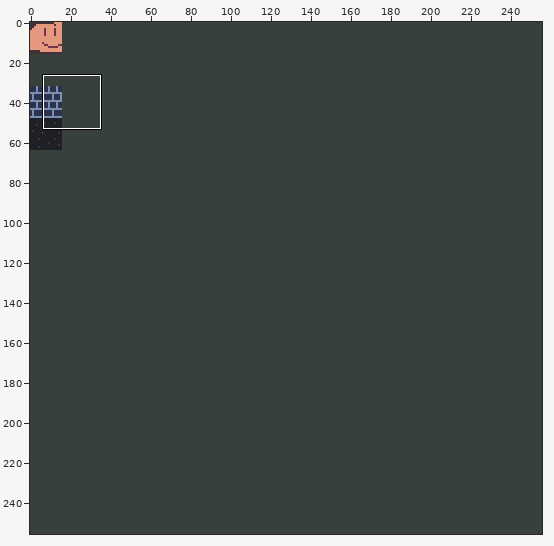
Two versions of one pixel-art file, assets/atlas.aseprite. Above, an overview of the earlier version with the close-up marked.
Close-up. Before:
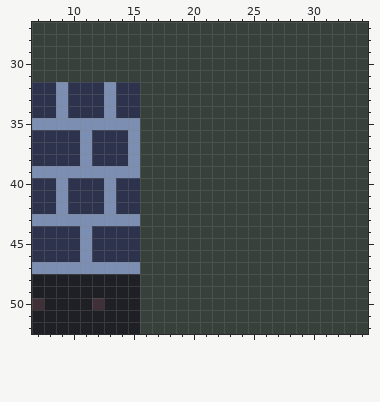
256x256 pixels, 1 frame. Shown: x 7..34, y 27..52.
Now the later version:
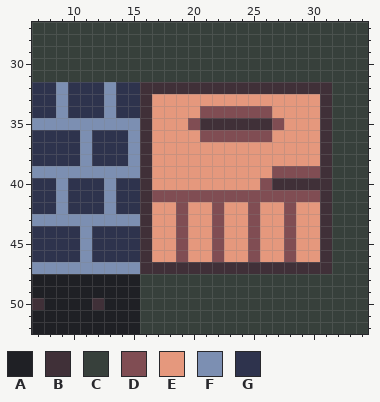
Palette (. is transparent): A #1f2025  B #403038  C #37403b  D #804d53  E #e5987d  F #7c8fb2  G #2e334d
What changed:
--- layer "Layer 1"
@@ x 7..34 @@
 31 CCCCCCCCCCCCCCCCCCCCCCCCCCCC
-32 GGFGGGFGGCCCCCCCCCCCCCCCCCCC
-33 GGFGGGFGGCCCCCCCCCCCCCCCCCCC
-34 GGFGGGFGGCCCCCCCCCCCCCCCCCCC
-35 FFFFFFFFFCCCCCCCCCCCCCCCCCCC
-36 GGGGFGGGFCCCCCCCCCCCCCCCCCCC
-37 GGGGFGGGFCCCCCCCCCCCCCCCCCCC
-38 GGGGFGGGFCCCCCCCCCCCCCCCCCCC
-39 FFFFFFFFFCCCCCCCCCCCCCCCCCCC
-40 GGFGGGFGGCCCCCCCCCCCCCCCCCCC
-41 GGFGGGFGGCCCCCCCCCCCCCCCCCCC
-42 GGFGGGFGGCCCCCCCCCCCCCCCCCCC
-43 FFFFFFFFFCCCCCCCCCCCCCCCCCCC
-44 GGGGFGGGGCCCCCCCCCCCCCCCCCCC
-45 GGGGFGGGGCCCCCCCCCCCCCCCCCCC
-46 GGGGFGGGGCCCCCCCCCCCCCCCCCCC
-47 FFFFFFFFFCCCCCCCCCCCCCCCCCCC
+32 GGFGGGFGGBBBBBBBBBBBBBBBBCCC
+33 GGFGGGFGGBEEEEEEEEEEEEEEBCCC
+34 GGFGGGFGGBEEEEDDDDDDEEEEBCCC
+35 FFFFFFFFFBEEEDBBBBBBDEEEBCCC
+36 GGGGFGGGFBEEEEDDDDDDEEEEBCCC
+37 GGGGFGGGFBEEEEEEEEEEEEEEBCCC
+38 GGGGFGGGFBEEEEEEEEEEEEEEBCCC
+39 FFFFFFFFFBEEEEEEEEEEDDDDBCCC
+40 GGFGGGFGGBEEEEEEEEEDBBBBBCCC
+41 GGFGGGFGGBDDDDDDDDDDDDDDBCCC
+42 GGFGGGFGGBEEDEEDEEDEEDEEBCCC
+43 FFFFFFFFFBEEDEEDEEDEEDEEBCCC
+44 GGGGFGGGGBEEDEEDEEDEEDEEBCCC
+45 GGGGFGGGGBEEDEEDEEDEEDEEBCCC
+46 GGGGFGGGGBEEDEEDEEDEEDEEBCCC
+47 FFFFFFFFFBBBBBBBBBBBBBBBBCCC
 48 AAAAAAAAACCCCCCCCCCCCCCCCCCC
Pixel boxes of the changes (left, top, right, bottom) in both close-ups:
changed: (140, 82, 332, 274)
